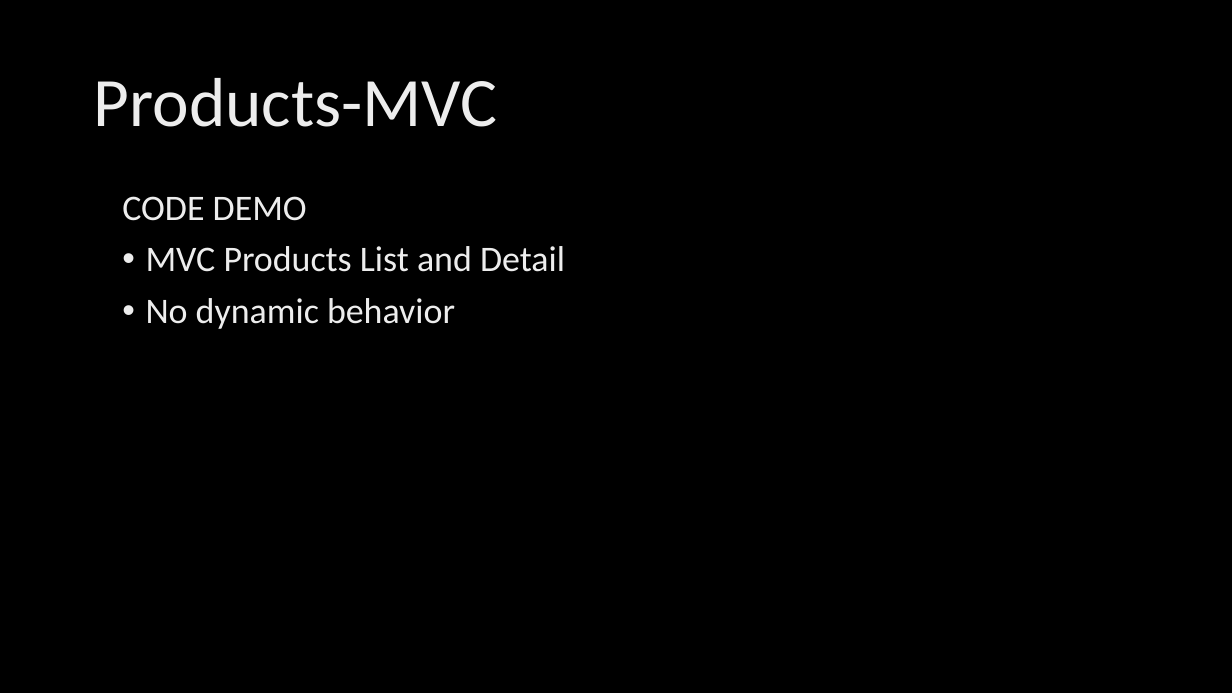
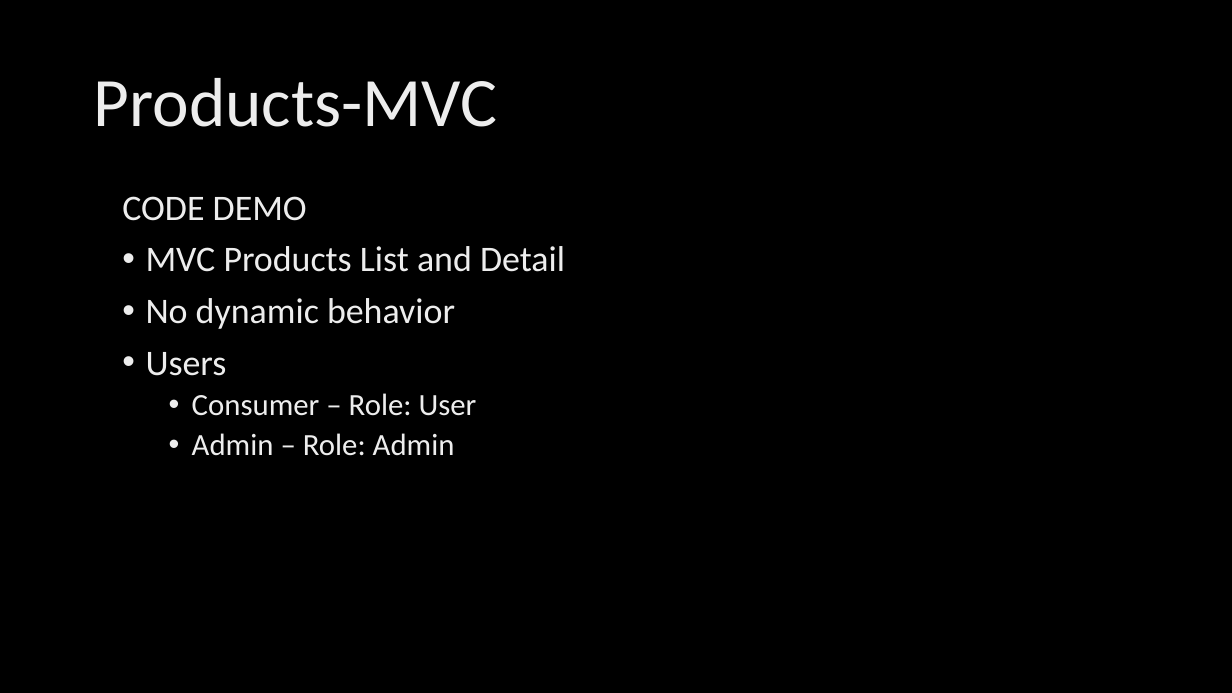
Before and after one commit to ryanlangton/angularjs-mvc, a slide deck: slide 9 of AngularJSdotNet.pptx. Drawn at 1232x693 pixels with LibreOffice and Linux fonts; fonts in the diff are those of the drawing; background and template pictures are left out. Boxes give left, top, right and bottom in pixels: in the first picture for what was removed or moved away, otherwise in the second. Text is boxed around its words. In the diff, an @@ line names an element or a change of style, - is before the commit and + after.

```diff
--- a/AngularJSdotNet.pptx
+++ b/AngularJSdotNet.pptx
@@ text at [146,352,477,456]: paragraphs added @@
+• Users
+  • Consumer – Role: User
+  • Admin – Role: Admin
```
Also in this commit, not shown: 6 other slides changed, 39 other files.
